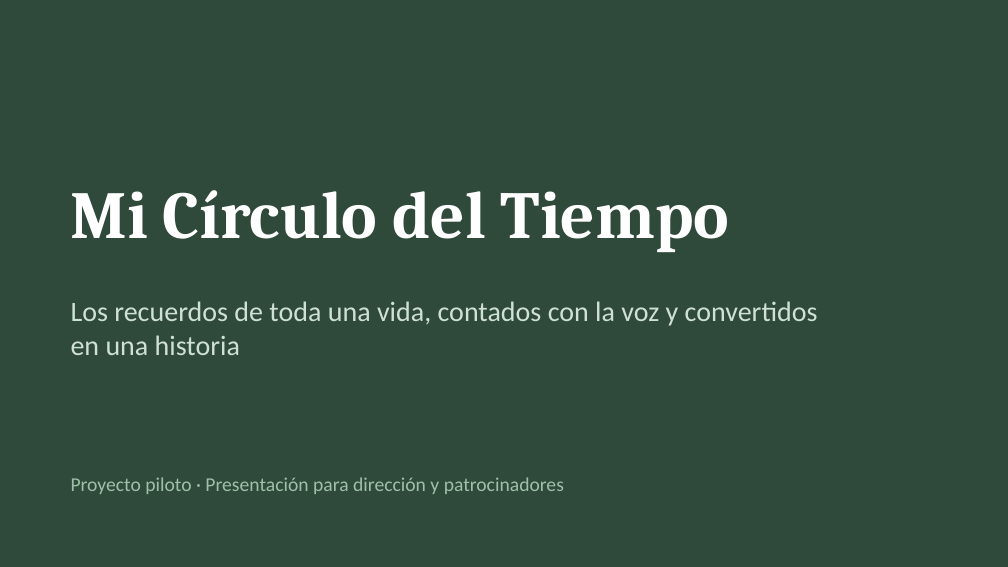
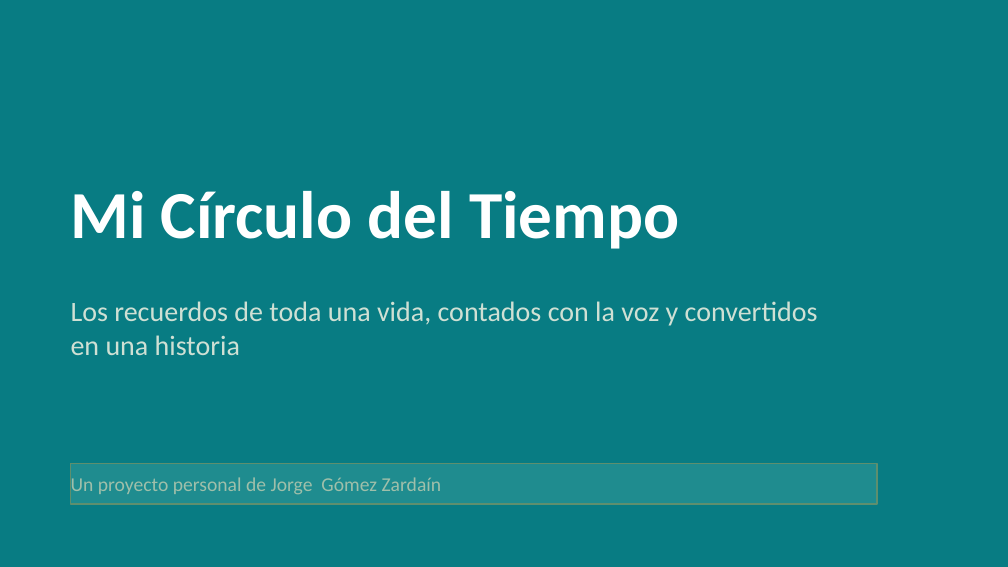
Before and after one commit to jgzmac/mis-memorias-de-oro, a slide deck: slide 1 of docs/Mi-Circulo-del-Tiempo-presentacion.pptx. Drawn at 1008x567 pixels with LibreOffice and Linux fonts; fonts in the diff are those of the drawing. Boxes give left, top, right and bottom in pixels: in the first picture for what was removed or moved away, otherwise in the second. Text is boxed around its words. In the diff, an @@ line names an element or a change of style, - is before the commit and + after.

Commit message:
versión 2.1.3 - Añadidos textos y anotaciones de propiedad intelectual a nombre de Jorge Gómez Zardaín

```diff
--- a/docs/Mi-Circulo-del-Tiempo-presentacion.pptx
+++ b/docs/Mi-Circulo-del-Tiempo-presentacion.pptx
@@ background #2F4A3A to #087C83 @@
@@ text "Mi Círculo del Tiempo" at [71,191,679,249]: font Cambria to Calibri @@
@@ text in rectangle at [71,477,442,495]: text changed @@
-Proyecto piloto · Presentación para dirección y patrocinadores
+Un proyecto personal de Jorge Gómez Zardaín
@@ rectangle "Un proyecto personal de Jorge ...": place and size @@
-rectangle "Un proyecto personal de Jorge ..." at [71,477,564,494]
+rectangle "Un proyecto personal de Jorge ..." at [71,464,877,504]
@@ rectangle "Un proyecto personal de Jorge ..." at [71,464,877,504]: fill none to #1F8C8F; outline none to #5E8F6E 1 pt @@
```
Also in this commit, not shown: 7 other slides changed, 2 slides added, 28 other files.
